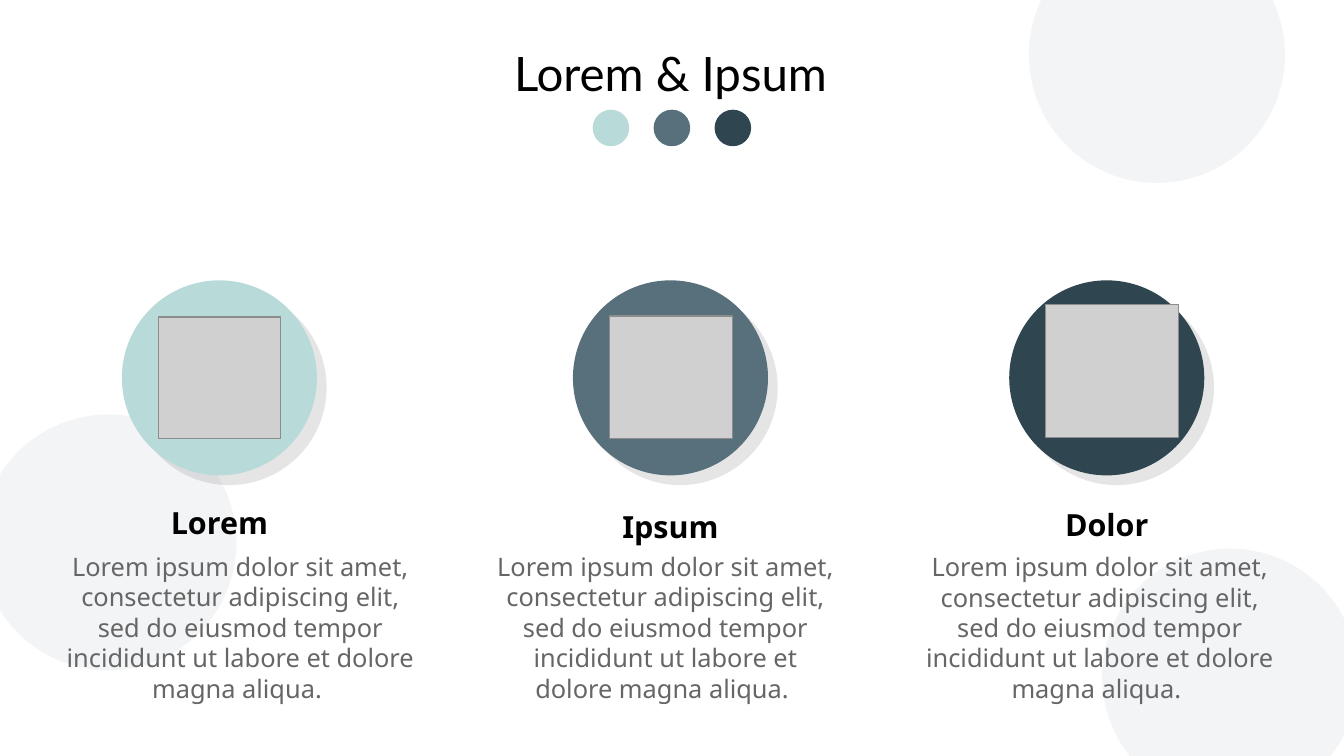
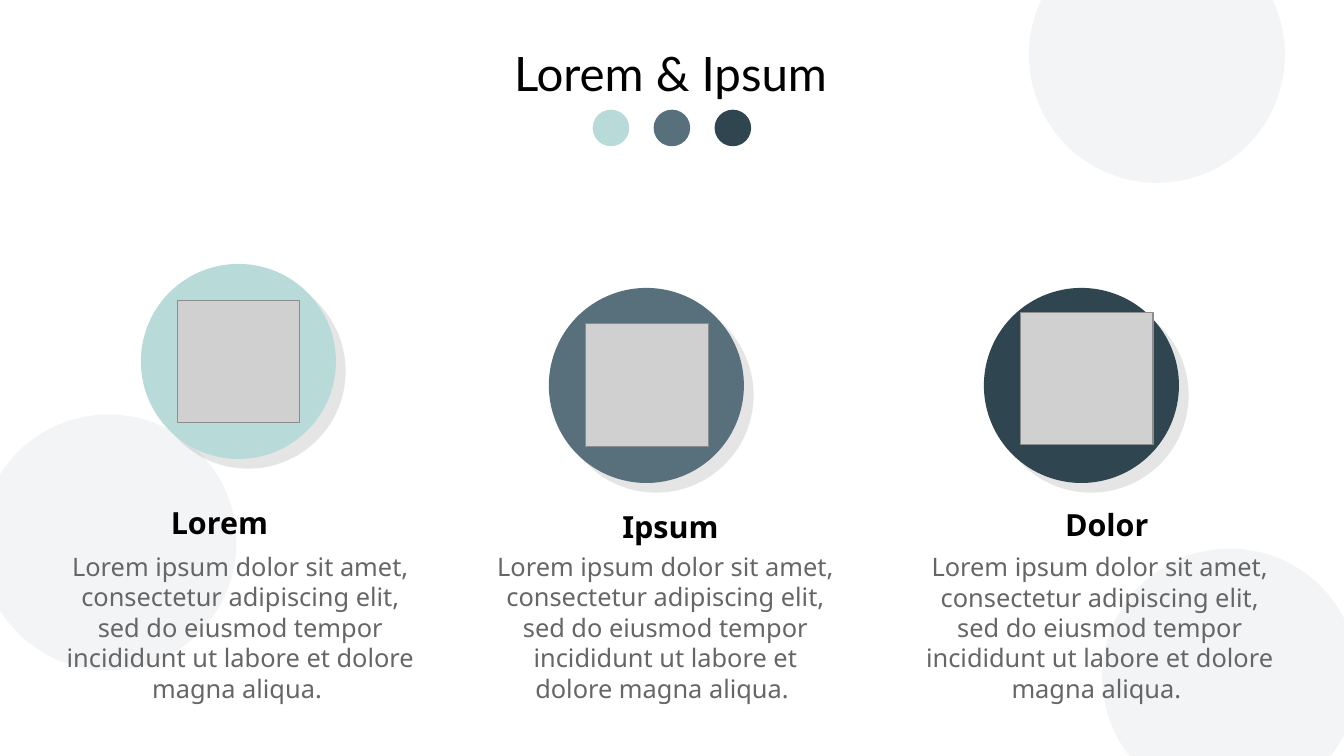
Before and after one commit to andreypereira08/teste, a slide deck: slide 15 of esquistossomose_atvbio.odp (slide 10 before the commit). Drawn at 1344x756 pixels with LibreOffice and Linux fonts; fonts in the diff are those of the drawing; grey boxes stand for pictures; background and template pictures are left out. Boxes give left, top, right and bottom in pixels: in the first picture for what was removed or moved away, otherwise in the second. Text is boxed around its words. In the diff, an @@ line names an element or a change of style, - is before the commit and + after.

```diff
--- a/esquistossomose_atvbio.odp
+++ b/esquistossomose_atvbio.odp
@@ ellipse: place and size @@
-ellipse at box(122, 281, 317, 476)
+ellipse at box(141, 265, 337, 460)
@@ 2 pictures, 2 ellipses: place and size @@
-2 pictures, 2 ellipses at box(573, 281, 1205, 476)
+2 pictures, 2 ellipses at box(549, 288, 1179, 483)
@@ picture: place and size @@
-picture at box(159, 317, 281, 439)
+picture at box(178, 301, 300, 423)
```
Also in this commit, not shown: 3 other slides changed, 7 slides added, 2 slides removed, 1 other file.
